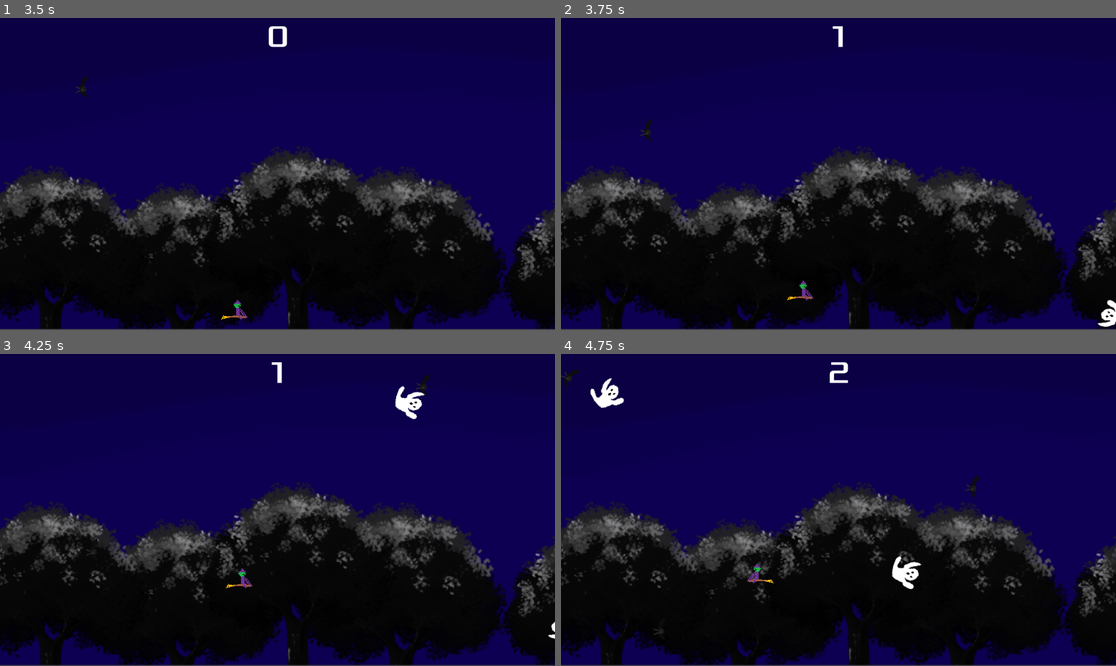
Above: before the commit, frames 1-4 (two rows, left to right).
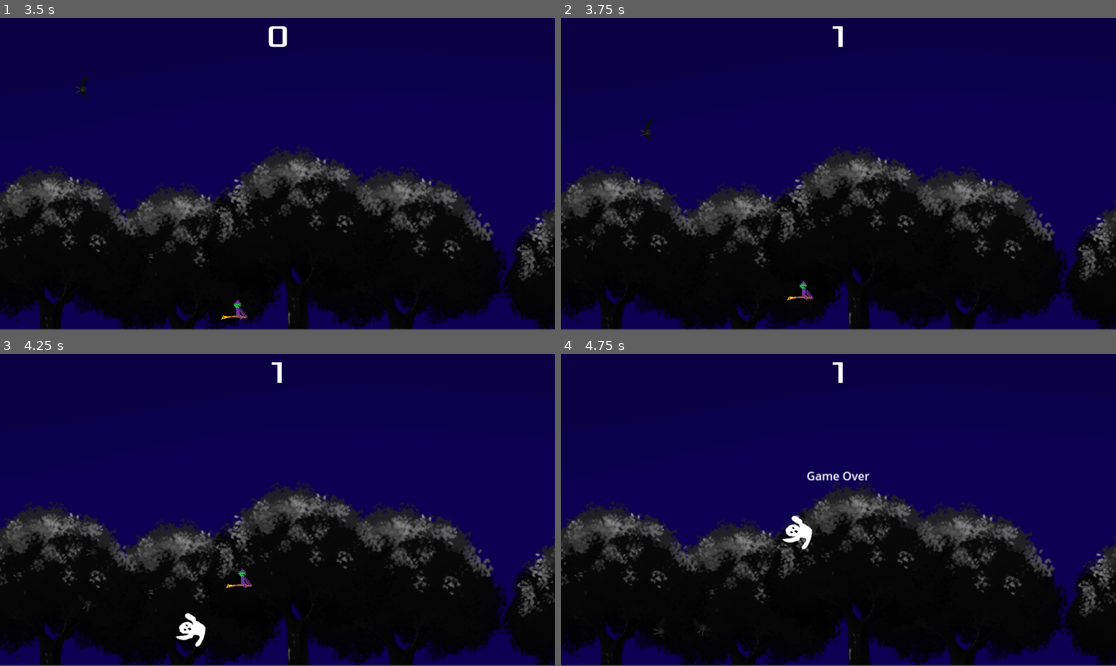
Above: after the commit, the same moments.

Repository: Nathan22211/witch-or-which
Game: Godot game, scene res://main.tscn
The game is run twice, just before and just after one commit, with the same random seed, the same clock (stepped at 60 frames per second) and the same inputs.
Inputs:
- Up to frame 1 (3.5 s): click "Start" at 0.5 s; tap Enter at 1.25 s; hold D (right) 1.28-2.03 s; hold S (down) 2.03-2.78 s; hold D (right) from 2.78 s (still down)
- Up to frame 2 (3.75 s): release D (right) at 3.53 s; hold W (up) from 3.53 s (still down)
- Up to frame 3 (4.25 s): keep holding W (up)
- Up to frame 4 (4.75 s): release W (up) at 4.28 s; hold A (left) from 4.28 s (still down)

Frame 1 is identical in both runs. In frame 2, 0.2% of the frame differs, in the area x 4-100%, y 71-100%; in frame 3, 0.7%; in frame 4, 1.5%, in the area x 0-76%, y 2-91%.

Commit message:
Add files via upload

Diff:
--- a/main.gd
+++ b/main.gd
@@ -76,6 +76,8 @@
 
 	# Spawn the mob by adding it to the Main scene.
 	add_child(mob)
+	if randf_range(1, 100) > 85:
+		add_child(mob)
 	if randf_range(1, 10) > 5:
 		add_child(ghost)
 	pass
--- a/rigid_body_2d.tscn
+++ b/rigid_body_2d.tscn
@@ -17,7 +17,7 @@
 "speed": 5.0
 }]
 
-[node name="ghost" type="RigidBody2D"]
+[node name="ghost" type="RigidBody2D" groups=["mobs"]]
 collision_mask = 0
 gravity_scale = 0.0
 script = ExtResource("1_3bxbc")
